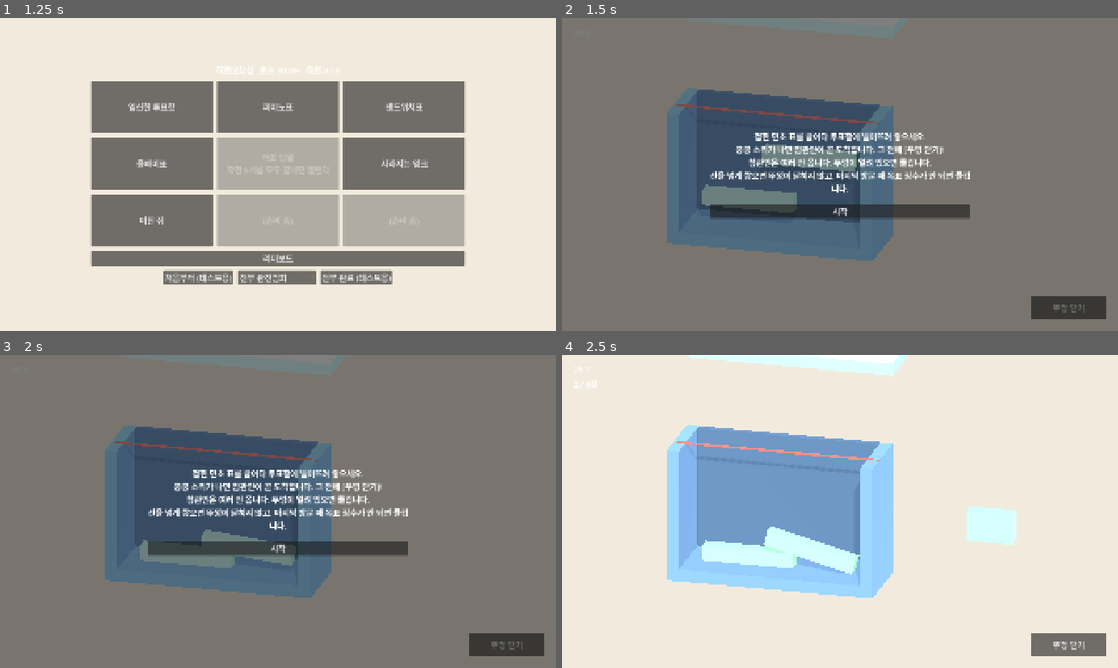
Above: before the commit, frames 1-4 (two rows, left to right).
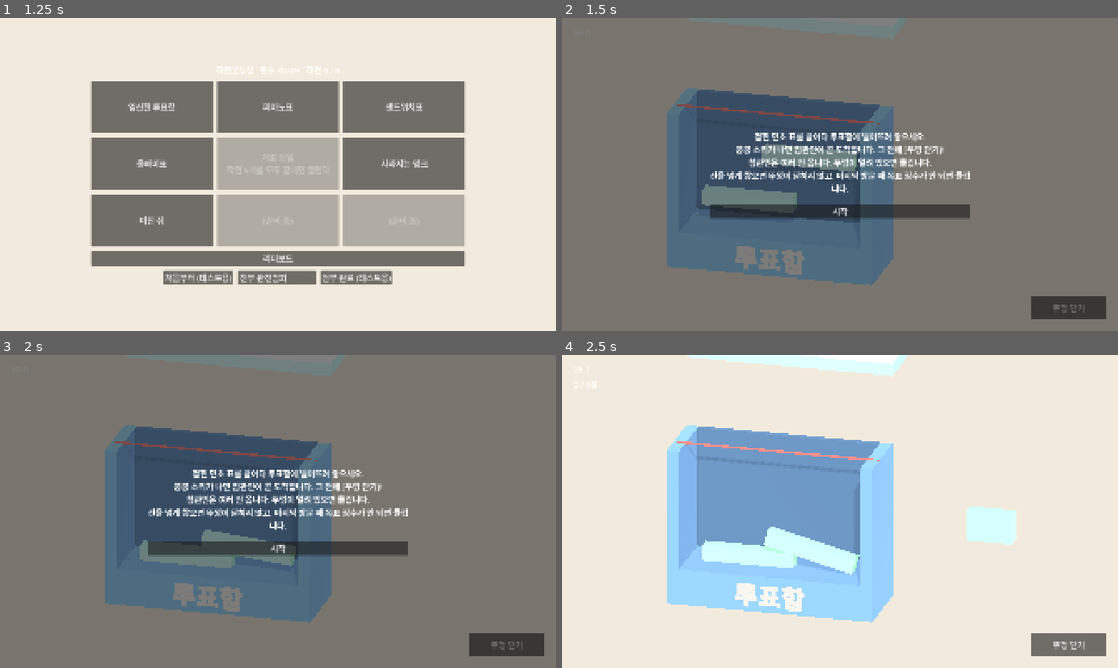
Above: after the commit, the same moments.

Repository: hahaha13791/mincho-game
Game: Godot game, scene res://main/title.tscn
Two runs of this game, one before a commit and one after it. Both use one fixed random seed, a clock stepped at 60 frames per second and the inputs below.
Inputs:
- Up to frame 1 (1.25 s): click "입단하기" at 0.5 s
- Up to frame 2 (1.5 s): click "임신한 투표함" at 1.25 s
- Up to frame 3 (2 s): no input
- Up to frame 4 (2.5 s): click "시작" at 2 s

Frame 1 is identical in both runs. In frame 2, 2.7% of the frame differs, in the area x 18-60%, y 69-86%; in frame 3, 2.7%; in frame 4, 2.7%.

Commit message:
feat(ballot_box): 투표함 아래 장식 받침 앞면에 큰 '투표함' 글씨
- 받침은 충돌이 없는 겉모습 전용이라 물리·판정에 영향 없음
- 올빼미표 투표함 글씨도 같은 색 외곽선으로 굵게

Co-Authored-By: Claude Opus 5.5 <noreply@anthropic.com>
Claude-Session: https://claude.ai/code/session_01Vwi6rniWjHWN2EhyiYoRbx

Diff:
--- a/minigames/ballot_box/ballot_box.gd
+++ b/minigames/ballot_box/ballot_box.gd
@@ -310,6 +310,22 @@
 	_wall(Vector3(WALL_T, BOX_H, BOX_D), Vector3(BOX_CENTER_X + side_x, mid_y, 0.0), box_color)
 	_wall(Vector3(BOX_W + 2.0 * WALL_T, WALL_T, BOX_D), Vector3(BOX_CENTER_X, FLOOR_Y - WALL_T / 2.0, 0.0), box_color)
 
+	# 바닥 벽 아래 장식 받침(충돌 없음). 바닥 벽 앞면과 이어진 앞면에 '투표함'을 크게 쓴다
+	var skirt_h: float = 0.8
+	var skirt: MeshInstance3D = _box(Vector3(BOX_W + 2.0 * WALL_T, skirt_h, BOX_D), box_color)
+	skirt.position = Vector3(BOX_CENTER_X, FLOOR_Y - WALL_T - skirt_h / 2.0, 0.0)
+	add_child(skirt)
+	var label: Label3D = Label3D.new()
+	label.text = "투표함"
+	label.font_size = 128
+	label.pixel_size = 0.0065
+	label.outline_size = 16
+	label.modulate = PALETTE.paper
+	label.outline_modulate = PALETTE.paper # 같은 색 외곽선으로 글씨를 굵게
+	label.shaded = false
+	label.position = Vector3(BOX_CENTER_X, FLOOR_Y - (WALL_T + skirt_h) / 2.0, BOX_D / 2.0 + 0.01)
+	add_child(label)
+
 	var back: MeshInstance3D = _box(Vector3(BOX_W, BOX_H, 0.2), box_color.darkened(0.3))
 	back.position = Vector3(BOX_CENTER_X, mid_y, -BOX_D / 2.0 + 0.1)
 	add_child(back)
